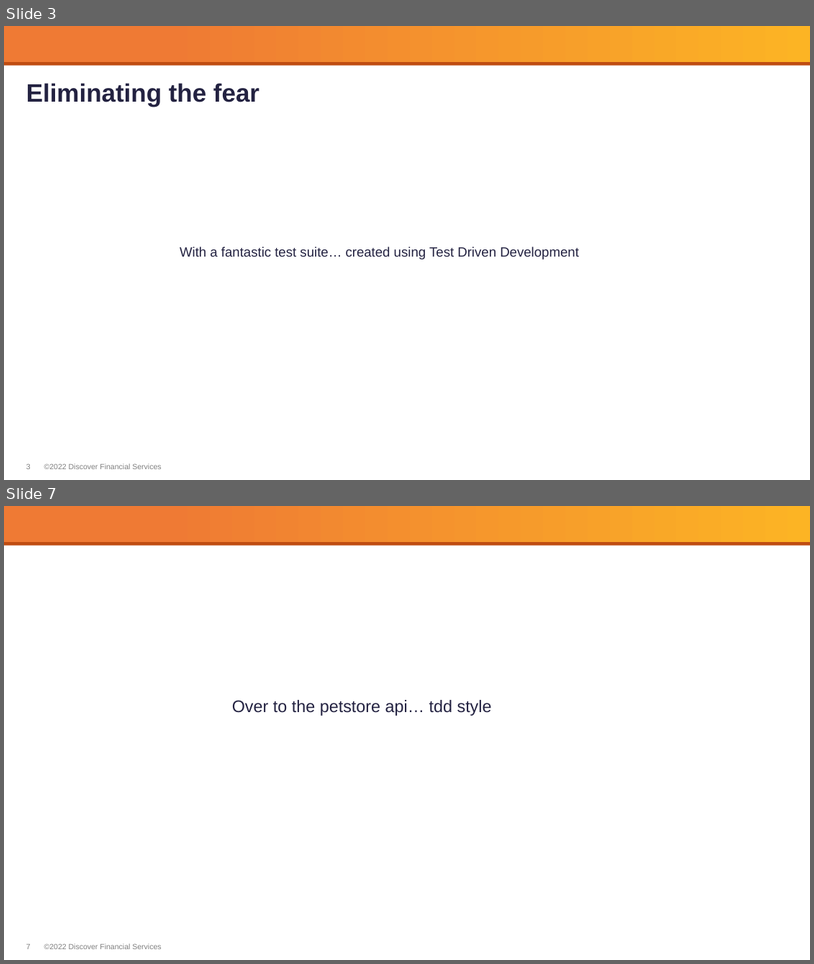
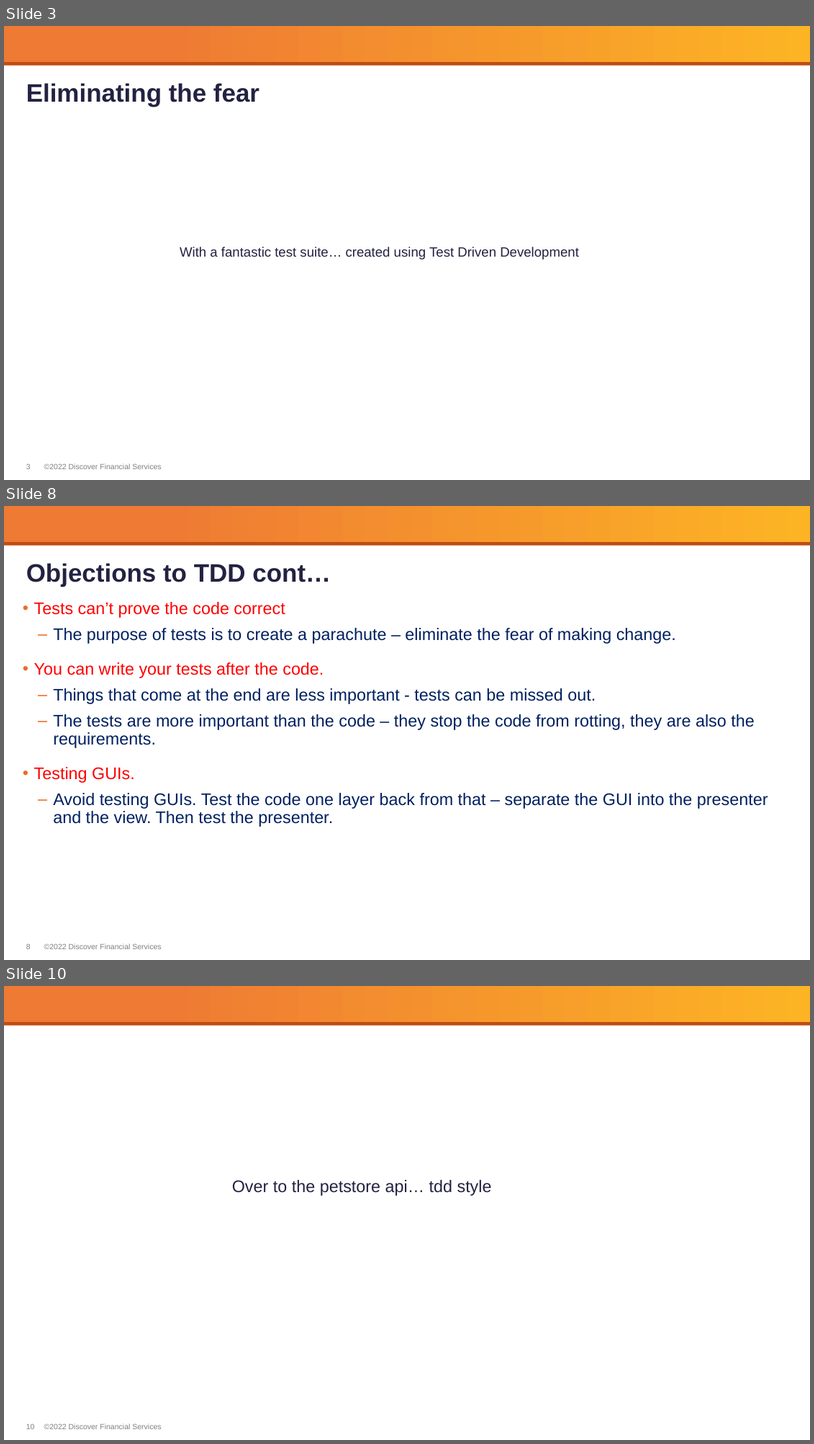
Before and after one commit to rupertwaldron/CleanCoders, a slide deck: Presentations/6- Clean Code - TDD.pptx. Shown one above the other, each under a label of ours: slides 3 and 7 before the commit, slides 3, 8 and 10 after it; the slides between them are not shown. The pictures are 814x964 and 814x1444 pixels, drawn with LibreOffice and Linux fonts; fonts in the diff are those of the drawing; background and template pictures are left out. Boxes give left, top, right and bottom in pixels: in the first picture for what was removed or moved away, otherwise in the second. Text is boxed around its words. In the diff, an @@ line names an element or a change of style, - is before the commit and + after.

```diff
--- a/Presentations/6- Clean Code - TDD.pptx
+++ b/Presentations/6- Clean Code - TDD.pptx
@@ slide 8 added at (4, 506, 810, 960), background #FFFFFF; not listed: 4 template elements that a slide beside it also shows @@
@@ title added at (26, 563, 331, 587), 30 pt, text #232241, bold @@
+Objections to TDD cont…
@@ text added at (34, 602, 769, 826), 20 pt, text #002060 @@
+• Tests can’t prove the code correct
+  ‒ The purpose of tests is to create a parachute – eliminate the fear of making change.
+• You can write your tests after the code.
+  ‒ Things that come at the end are less important - tests can be missed out.
+  ‒ The tests are more important than the code – they stop the code from rotting, they are also the requirements.
+• Testing GUIs.
+  ‒ Avoid testing GUIs. Test the code one layer back from that – separate the GUI into the presenter and the view. Then test the presenter.
@@ what was slide 7 is now slide 10 @@
@@ page number at (26, 1424, 35, 1429): text changed @@
-7
+10
```
Also in this commit, not shown: 1 slide changed, 2 other slides added.
